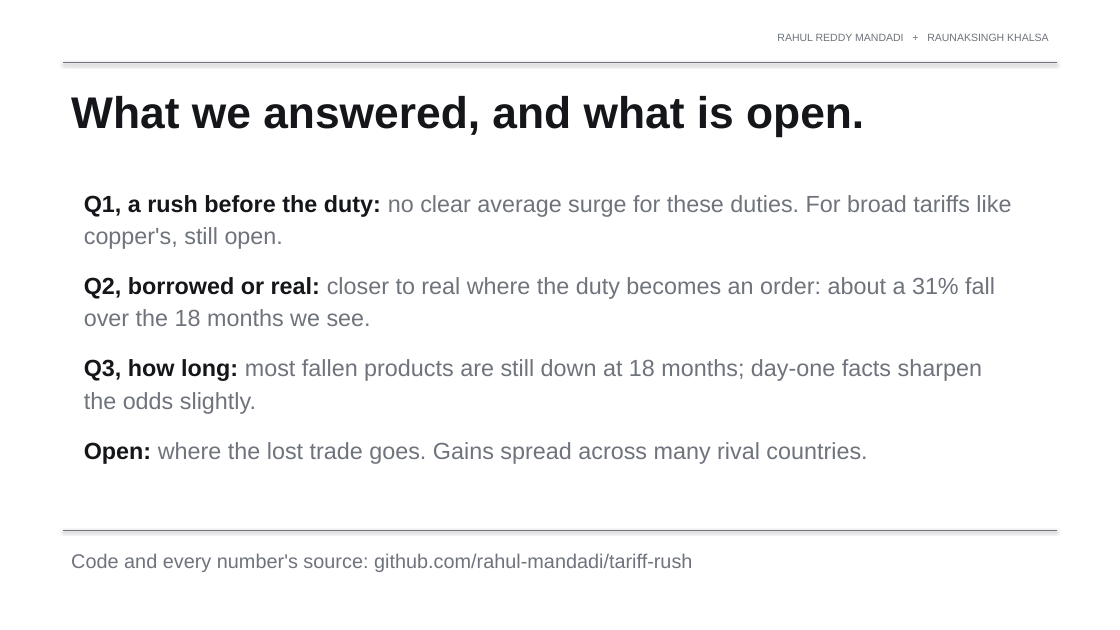
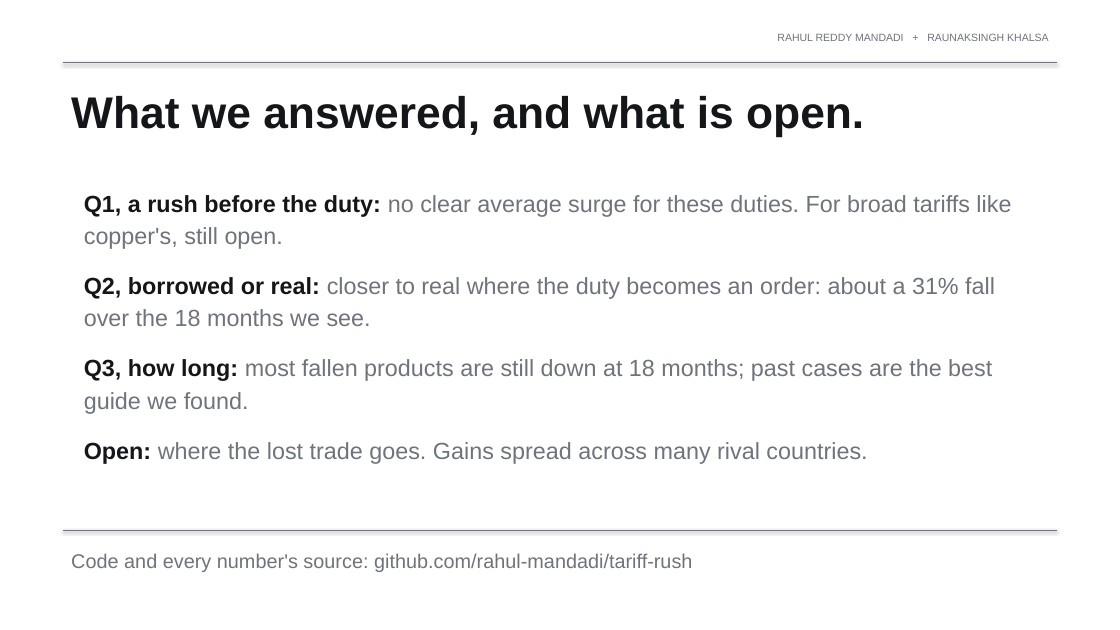
Before and after one commit to rahul-mandadi/tariff-rush, a slide deck: slide 12 of slides/Mandadi_Khalsa_Final_Presentation.pptx. Drawn at 1120x630 pixels with LibreOffice and Linux fonts; fonts in the diff are those of the drawing. Boxes give left, top, right and bottom in pixels: in the first picture for what was removed or moved away, otherwise in the second. Text is boxed around its words. In the diff, an @@ line names an element or a change of style, - is before the commit and + after.

Commit message:
Prediction test: same-day notice rule and Census release lag; matched recovery comparison
Case facts only from notices published on or before the first preliminary; training labels only once month 18 is published (two-month lag). Held-out gain over the historical rates falls to +0.004 (90% interval -0.005 to +0.013), so the report and decks now present the historical rates as the forecast. Adds real shares on the 282 fake-date-matched cases (27/18/42/13 vs 49/30/18/4) and defines stopped trading as no imports in months 13 to 18.

```diff
--- a/slides/Mandadi_Khalsa_Final_Presentation.pptx
+++ b/slides/Mandadi_Khalsa_Final_Presentation.pptx
@@ text at box(84, 359, 992, 414): text changed @@
-Q3, how long: most fallen products are still down at 18 months; day-one facts sharpen the odds slightly.
+Q3, how long: most fallen products are still down at 18 months; past cases are the best guide we found.
```
Also in this commit, not shown: 3 other slides changed, 17 other files.
